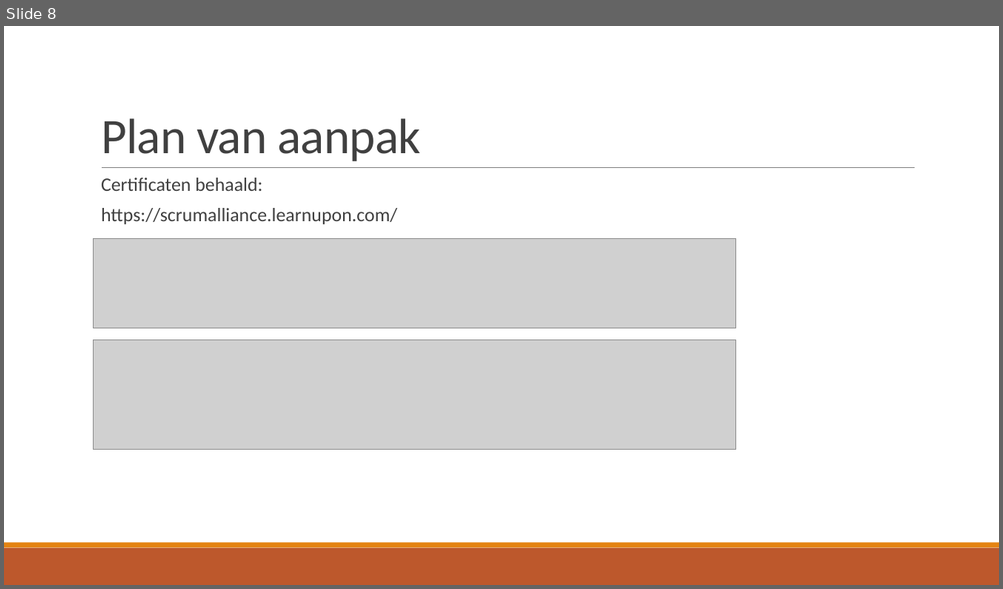
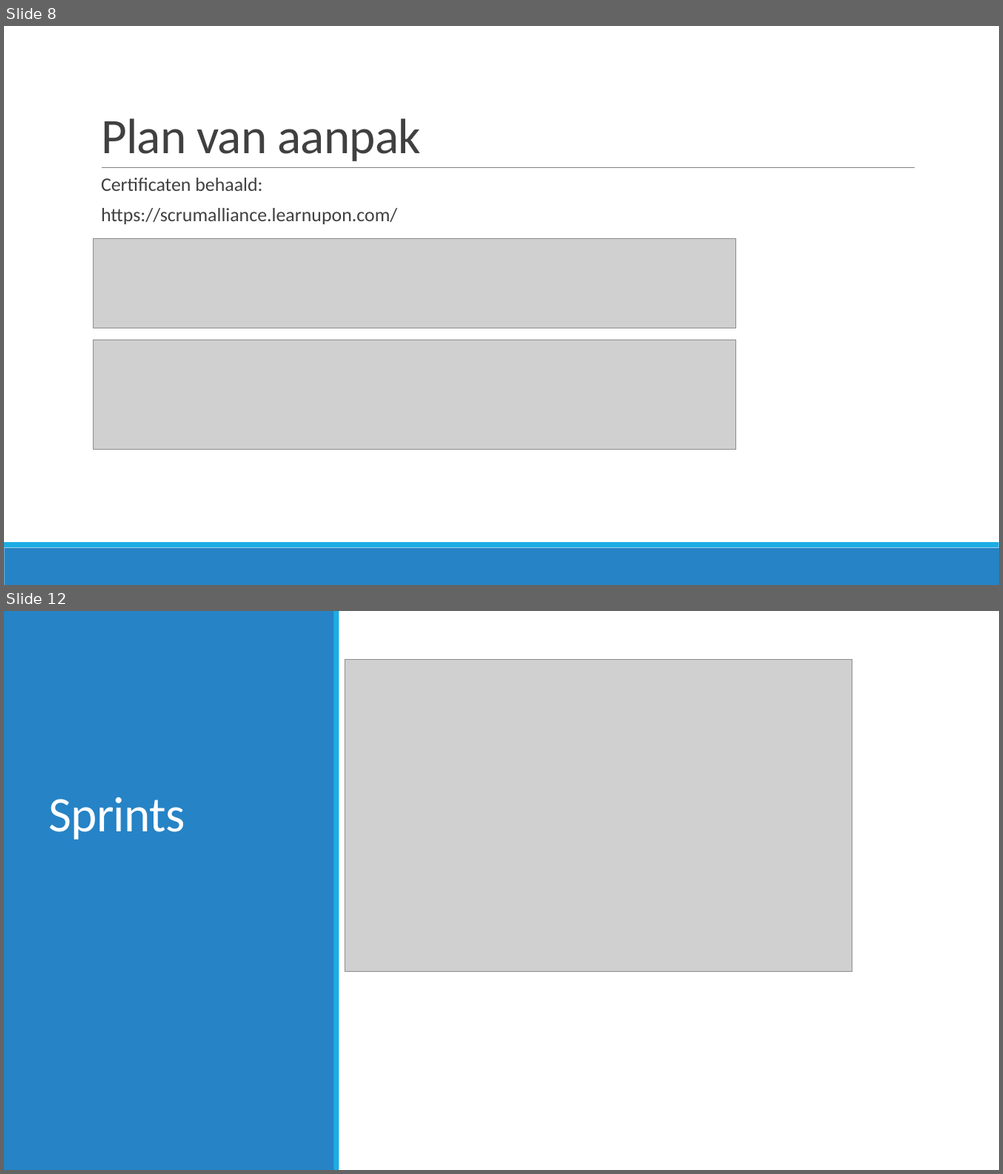
Before and after one commit to JouriTas/Projectwerk-IT-project, a slide deck: Scrum Artifacts/Sprint5/IT-Projectwerk 2022.pptx. Shown one above the other, each under a label of ours: slide 8 before the commit, slides 8 and 12 after it; the slides between them are not shown. The pictures are 1003x589 and 1003x1174 pixels, drawn with LibreOffice and Linux fonts; fonts in the diff are those of the drawing; grey boxes stand for pictures. Boxes give left, top, right and bottom in pixels: in the first picture for what was removed or moved away, otherwise in the second. Text is boxed around its words. In the diff, an @@ line names an element or a change of style, - is before the commit and + after.

```diff
--- a/Scrum Artifacts/Sprint5/IT-Projectwerk 2022.pptx
+++ b/Scrum Artifacts/Sprint5/IT-Projectwerk 2022.pptx
@@ slide 12 added at box(4, 611, 999, 1170), background #FFFFFF @@
@@ rectangle added at box(4, 611, 335, 1170), fill #2683C6 @@
@@ rectangle added at box(334, 611, 339, 1170), fill #1CADE4 @@
@@ picture added at box(345, 660, 851, 972) @@
@@ title added at box(48, 797, 185, 840), 48 pt, text #FFFFFF @@
+Sprints
@@ slide 8 changed as well @@
@@ rectangle at box(4, 548, 999, 585): fill #BD582C to #2683C6 @@
@@ rectangle at box(4, 543, 999, 548): fill #E48312 to #1CADE4 @@
```
Also in this commit, not shown: 11 other slides changed, 2 other slides added.
